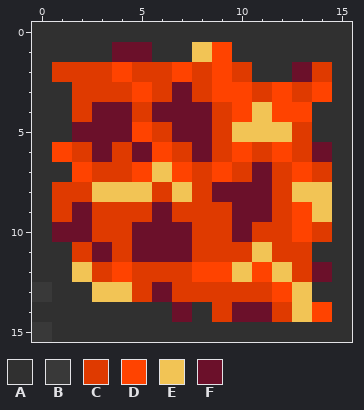
Edited in one commit: pixel-art sprite (run_tree/data/sprites/animates/lava-3.png). The first picture shows the starting point.
The file is 16x16 pixels. Colours within 5 levels of each other are drawn and written as one.
Palette (. is transparent): A #303030  B #393939  C #df3a00  D #ff4300  E #f2c455  F #6b102a
After the commit:
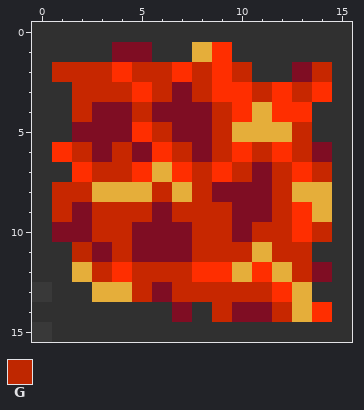
Colours new in this view: G #bf2700
From the commit log: Refined animated lava texture for improved appearance
Change:
Colour C changes from #df3a00 to #c72700.
Colour D changes from #ff4300 to #ff2e00.
Colour E changes from #f2c455 to #e5ae3a.
Colour F changes from #6b102a to #7f0d23.
Colour C gives way to colour G in row 11 at x 2.
Boxes around the changes in both pictures, in picture pixels (x1, y1, x2, y2):
changed: (52, 42, 332, 322)
